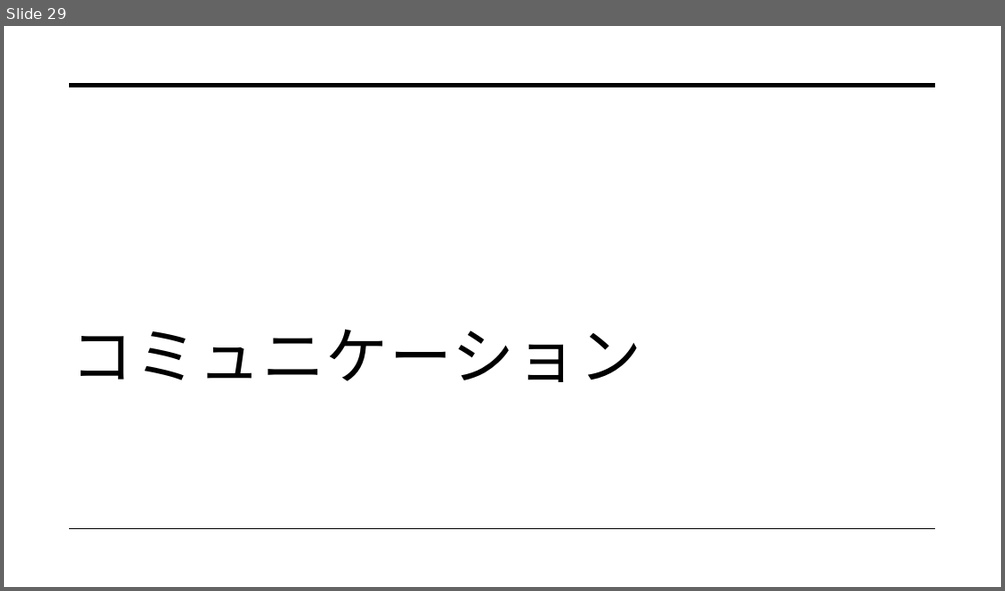
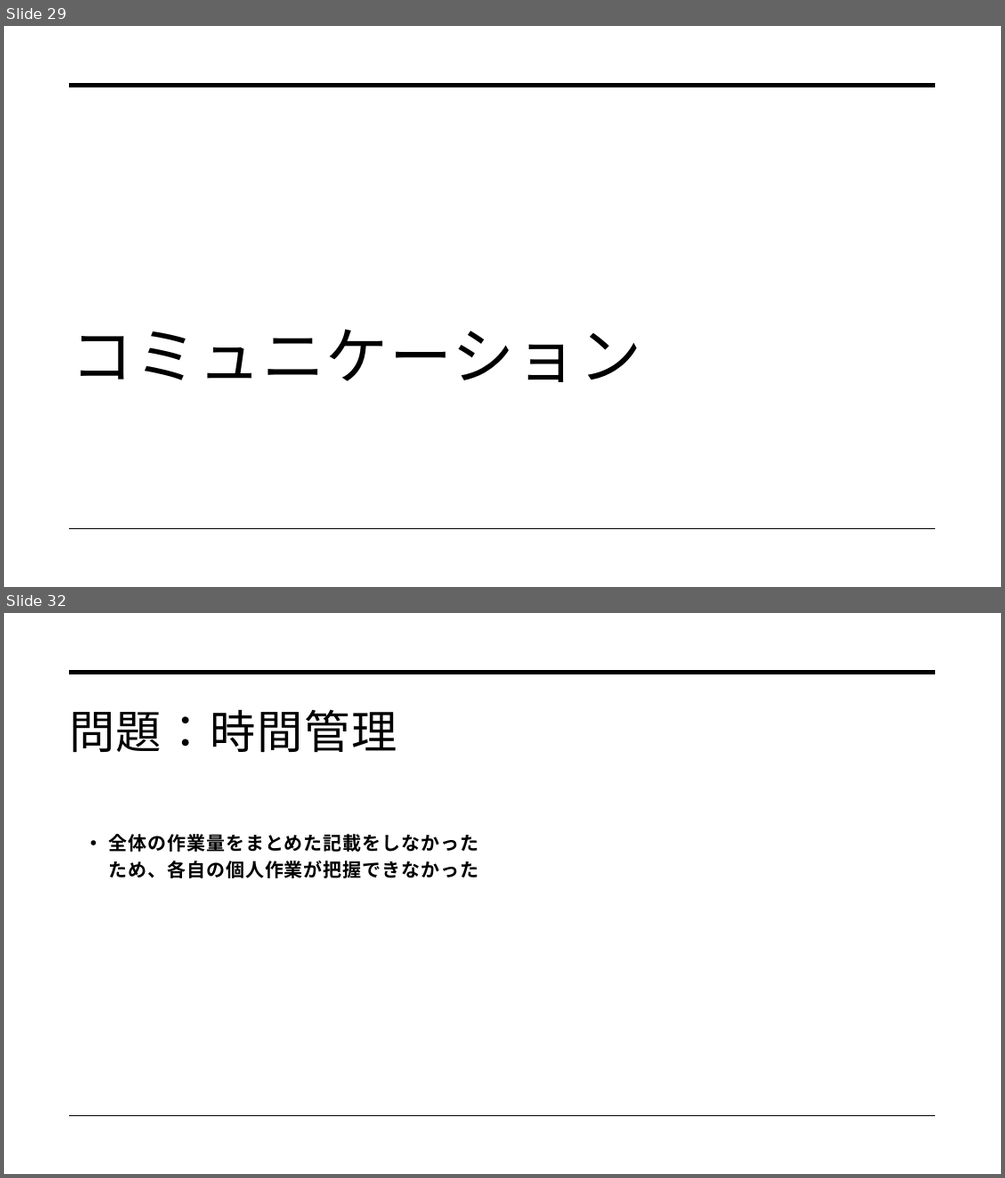
Before and after one commit to dojo2022/C-3, a slide deck: C-3_配布資料/0630_C3_発表資料.pptx. Shown one above the other, each under a label of ours: slide 29 before the commit, slides 29 and 32 after it; the slides between them are not shown. The pictures are 1005x591 and 1005x1178 pixels, drawn with LibreOffice and Linux fonts; fonts in the diff are those of the drawing. Boxes give left, top, right and bottom in pixels: in the first picture for what was removed or moved away, otherwise in the second. Text is boxed around its words. In the diff, an @@ line names an element or a change of style, - is before the commit and + after.

```diff
--- a/C-3_配布資料/0630_C3_発表資料.pptx
+++ b/C-3_配布資料/0630_C3_発表資料.pptx
@@ slide 32 added at bbox=[4, 613, 1001, 1174], background #FFFFFF; not listed: 2 template elements that a slide beside it also shows @@
@@ title added at bbox=[69, 709, 396, 752], 44 pt, text #000000 @@
+問題：時間管理
@@ text added at bbox=[109, 834, 478, 878], 18 pt, text #000000, bold @@
+• 全体の作業量をまとめた記載をしなかったため、各自の個人作業が把握できなかった
```
Also in this commit, not shown: 2 slides changed, 7 other slides added, 2 slides removed.
